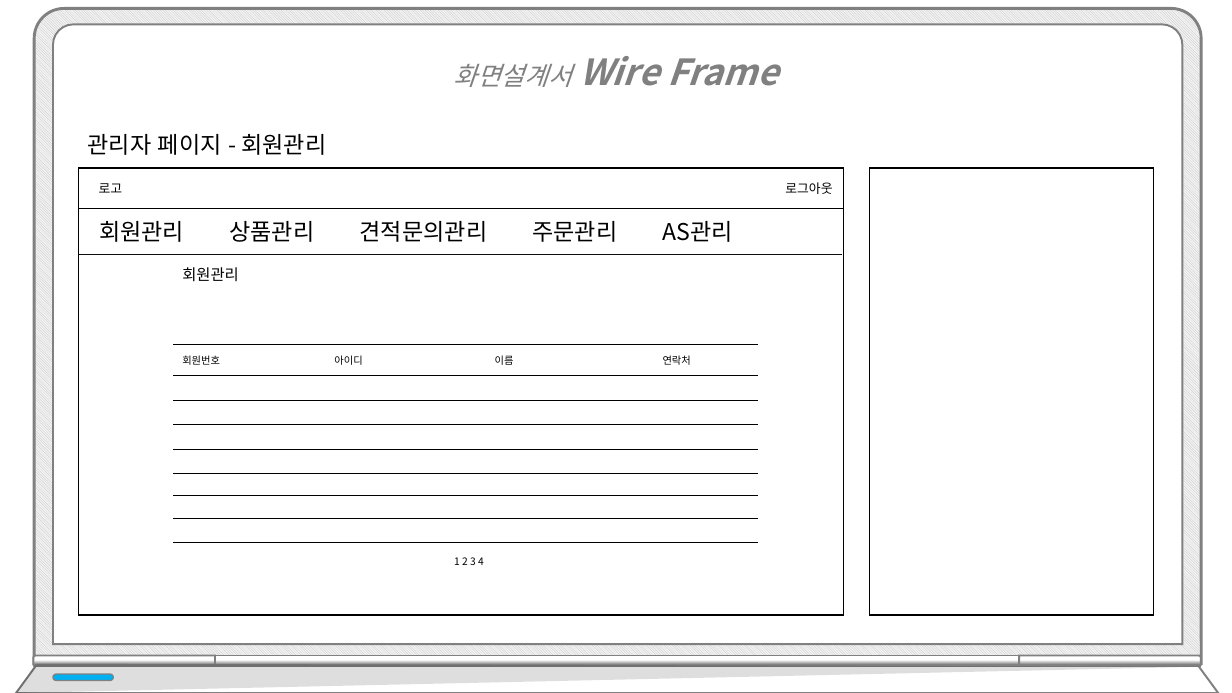
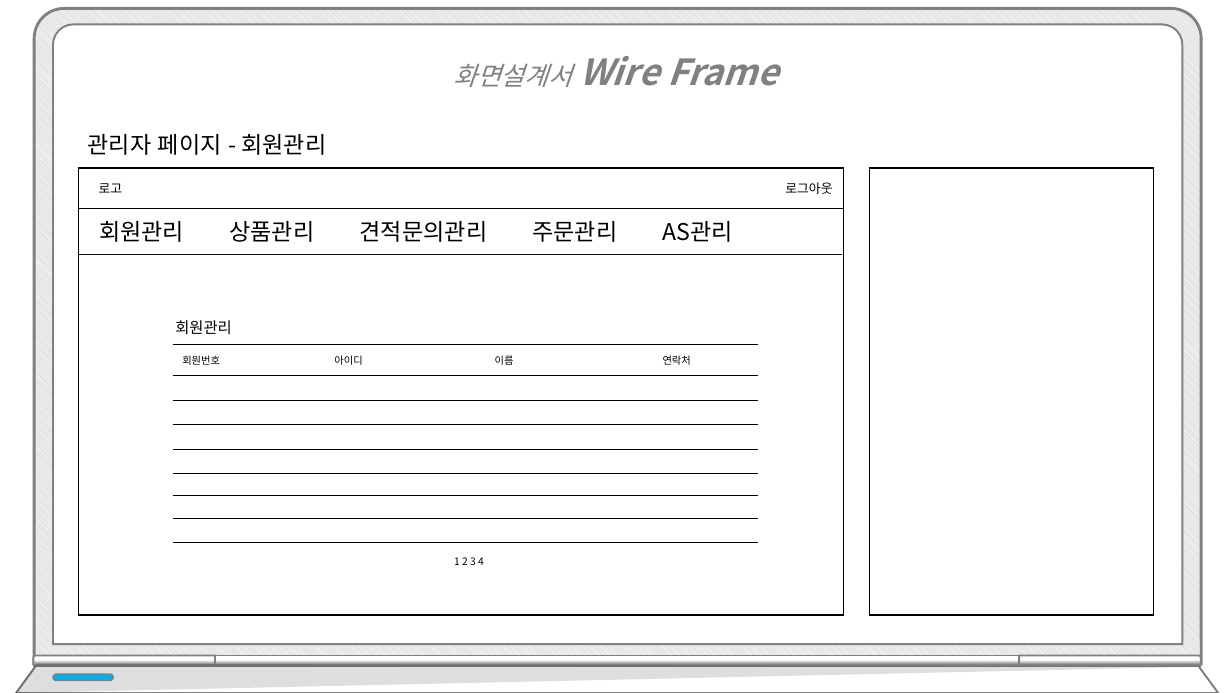
Before and after one commit to hhsw07/ezen-academy-projects, a slide deck: slide 40 of WebContent/발표/프로젝트5.pptx (slide 34 before the commit). Drawn at 1232x693 pixels with LibreOffice and Linux fonts; fonts in the diff are those of the drawing. Boxes give left, top, right and bottom in pixels: in the first picture for what was removed or moved away, otherwise in the second. Text is boxed around its words. In the diff, an @@ line names an element or a change of style, - is before the commit and + after.

```diff
--- a/WebContent/발표/프로젝트5.pptx
+++ b/WebContent/발표/프로젝트5.pptx
@@ text "회원관리": place and size @@
-text "회원관리" at <box>182,267,239,282</box>
+text "회원관리" at <box>175,320,232,335</box>
```
Also in this commit, not shown: 13 other slides changed, 6 slides added.
